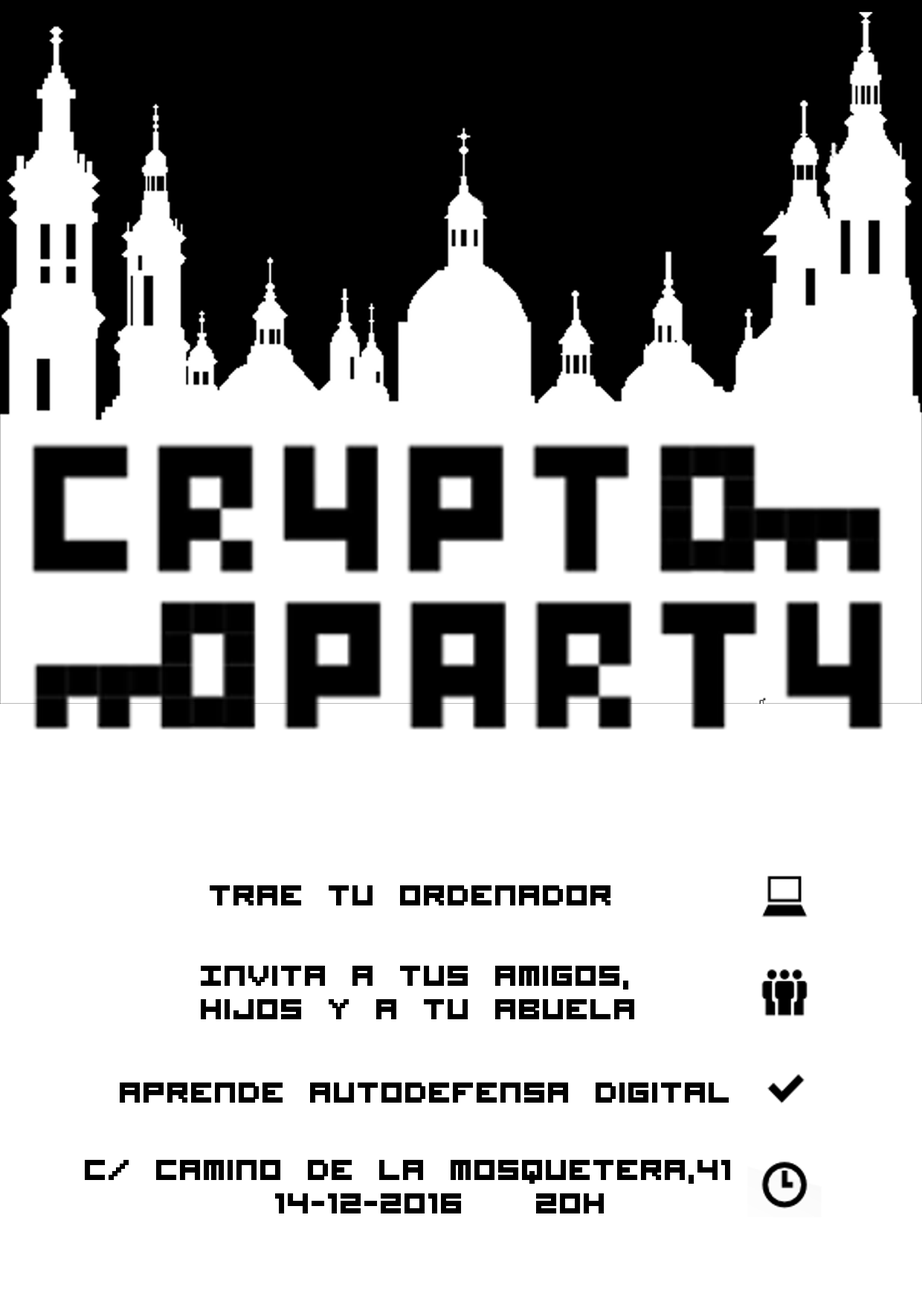
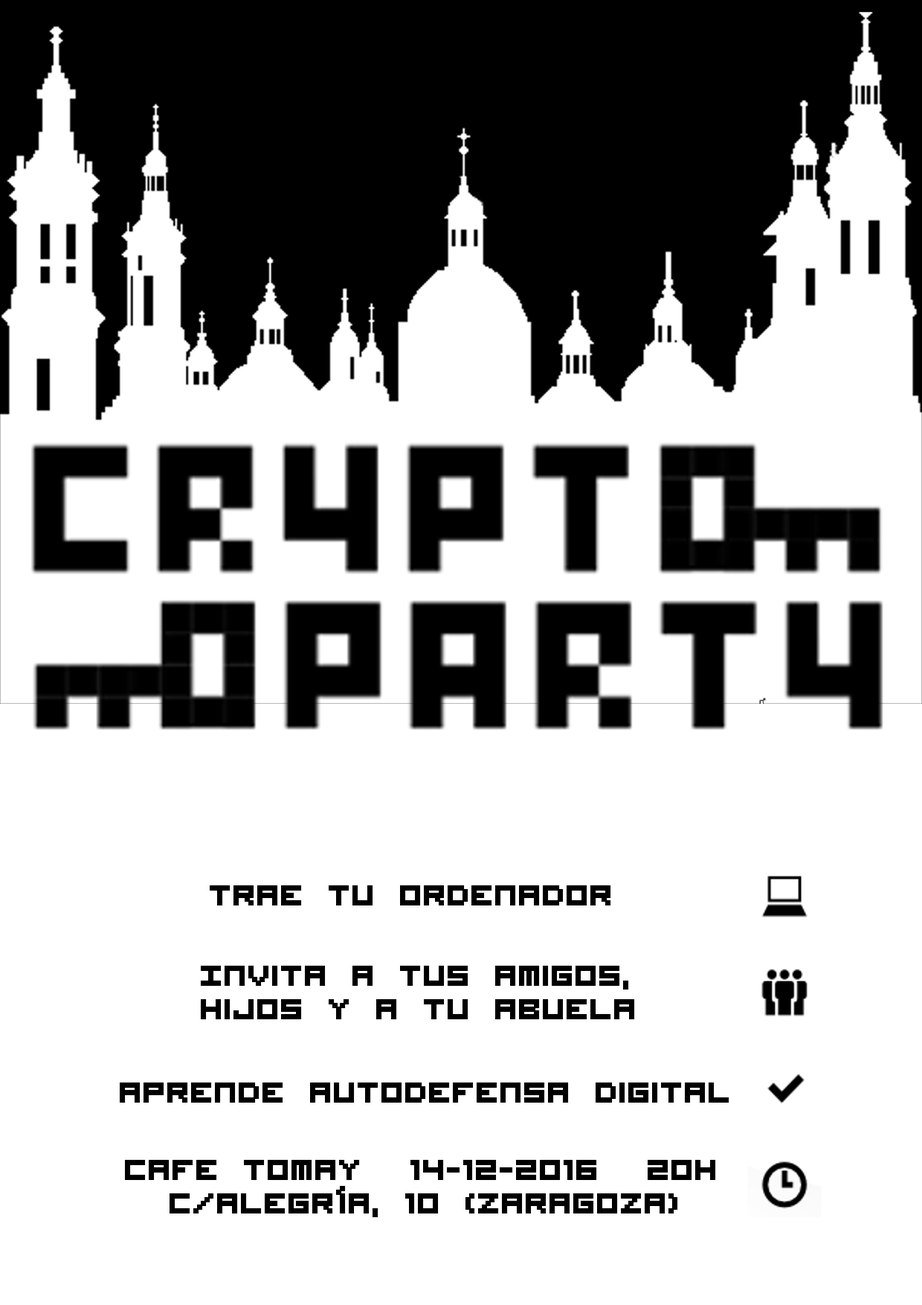
Layers edited between the first and the second 922 × 1305 image:
renamed "C/ Camino de la mosquetera,41 ..." to "Cafe tomay 14-12-2016 20h ...", painted on it over (84, 1158, 732, 1217)
